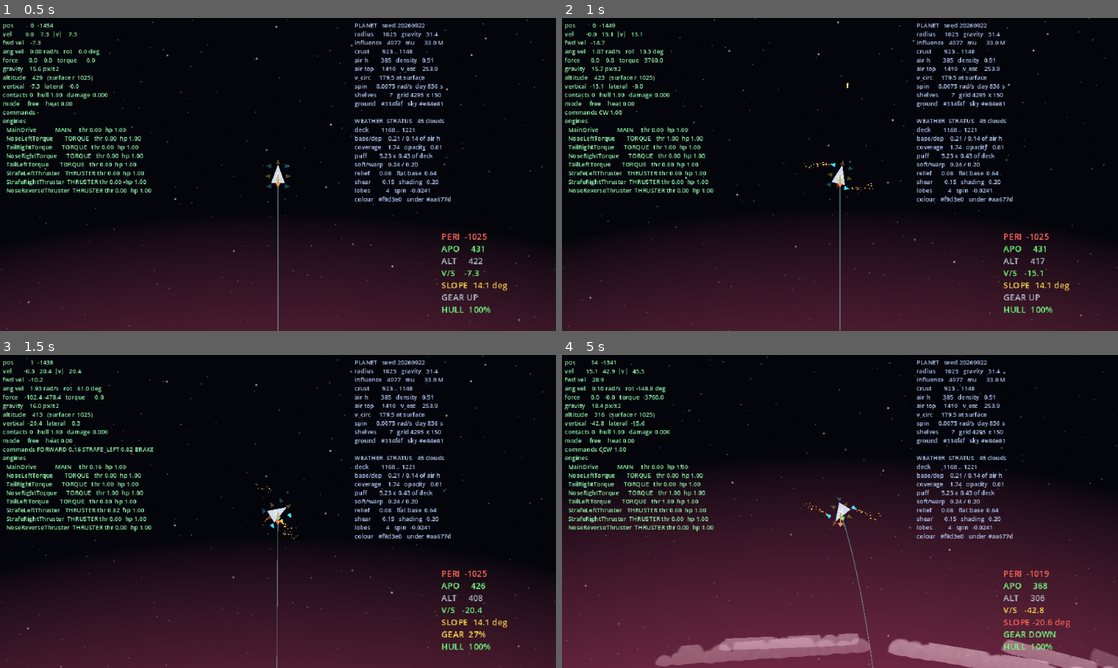
Above: before the commit, frames 1-4 (two rows, left to right).
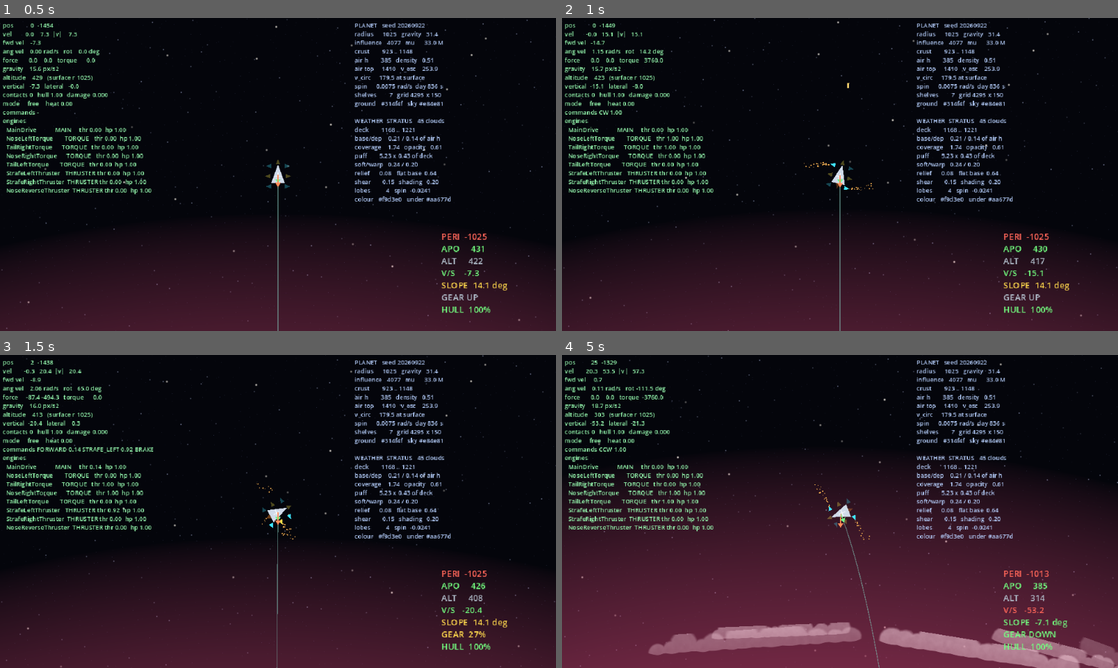
Above: after the commit, the same moments.

Repository: wroniasty/stardust
Game: Godot game, scene res://scenes/world.tscn
Same seed, same stepped clock (60 frames per second), same inputs: the game is played once before the commit and once after it.
Inputs:
- Up to frame 1 (0.5 s): no input
- Up to frame 2 (1 s): tap Enter at 0.5 s; hold D (rotate_right) from 0.53 s (still down); hold Space (ship_fire) from 0.53 s (still down)
- Up to frame 3 (1.5 s): release D (rotate_right) at 1.28 s; release Space (ship_fire) at 1.28 s; hold Z (brake) from 1.28 s (still down); tap G (toggle_gear) at 1.35 s
- Up to frame 4 (5 s): release Z (brake) at 2.03 s; hold D (rotate_right) 2.03-2.78 s; hold Space (ship_fire) 2.03-2.78 s; hold W (thrust_forward) 2.78-3.53 s; tap G (toggle_gear) at 2.85, 4.35 s; hold Space (ship_fire) 3.53-4.28 s; hold A (rotate_left) from 3.53 s (still down)

Frame 1 is identical in both runs. In frame 2, less than 0.1% of the frame differs, in the area x 6-88%, y 10-75%; in frame 3, 0.3%; in frame 4, 7.0%, in the area x 0-100%, y 0-100%.

Commit message:
M2: bulk, so fitting an engine anywhere is a trade rather than a buff
Types stay open on purpose. What an engine is good for comes out of its mount
geometry, not out of its type (IDEAS.md section 3), so a MAIN drive in a nose
slot is a sluggish choice rather than an illegal one. But until now there was
no price for it: mass came from the mount's `size`, so a nine-hundred-newton
drive squeezed into a bow socket weighed exactly what the thruster it replaced
weighed. Without a price, "anything fits anywhere" is a free buff, not a
decision.

EngineData.bulk is that price, and one number does both halves: it is the mass
the engine adds, and it must be no larger than the slot. The mount's `size` is
now a capacity only -- a slot is a hole in the hull, and a hole weighs nothing.
"Big engines go in big slots" then emerges instead of being tabulated, and the
interesting case survives: a small, light MAIN engine that genuinely does fit
in the bow, where its slow throttle is a cost the pilot chose.

Measured over 400 rolls: bulk 0.31 to 5.12, the largest slot takes 98% of
finds, the smallest 47%, and 1.25% fit nowhere on this hull. The last is loot
for a bigger ship rather than a bad roll, so the loadout screen now says which
problem it is -- too big, with the numbers, or the wrong kind entirely --
because "no slot" is not something a pilot can act on.

Calibrating the stock ship was the part worth recording. Bulk chosen by eye
moved the centre of mass from y=1.75 to 2.44, which broke the torque couple:
weights 1.00 and 0.82, leaving 0.046 N of side force on every turn. The
existing residual-force check caught it, and it is the stronger test, so the
weights assertion I had written alongside it is gone. The fix is not to chase
the centre of mass with the mounts but to solve for the one free mass: with
the torque cross and the strafe pair symmetric about y=1.75 they drop out of
the balance, leaving 8.25*bulk_main - 13.75*bulk_retro = -5.5, so bulk_main 3.0
gives bulk_retro 2.2 and the mounts stay on their round positions. The ship now
reads mass 14.6, com (0.00, 1.75), CW/CCW residual 0.0000 N.

Loot will break that balance, which is the point; the stock ship should start
from it.

Verified: 196 assertions pass, and removing the bulk gate and putting mass back
on the slot fails four of them.

Co-Authored-By: Claude Opus 5 <noreply@anthropic.com>

Diff:
--- a/resources/engines/main_drive.tres
+++ b/resources/engines/main_drive.tres
@@ -6,6 +6,7 @@
 script = ExtResource("1_engine_data")
 type = 0
 max_thrust = 900.0
+bulk = 3.0
 spool_time = 0.6
 reliability = 1.0
 fuel_cost = 1.0
--- a/resources/engines/maneuver_thruster.tres
+++ b/resources/engines/maneuver_thruster.tres
@@ -6,6 +6,7 @@
 script = ExtResource("1_engine_data")
 type = 2
 max_thrust = 180.0
+bulk = 0.7
 spool_time = 0.0
 reliability = 1.0
 fuel_cost = 0.2
--- a/resources/engines/retro_thruster.tres
+++ b/resources/engines/retro_thruster.tres
@@ -6,6 +6,7 @@
 script = ExtResource("1_engine_data")
 type = 2
 max_thrust = 500.0
+bulk = 2.2
 spool_time = 0.0
 reliability = 1.0
 fuel_cost = 0.4
--- a/resources/engines/torque_jet.tres
+++ b/resources/engines/torque_jet.tres
@@ -6,6 +6,7 @@
 script = ExtResource("1_engine_data")
 type = 1
 max_thrust = 160.0
+bulk = 0.5
 spool_time = 0.0
 reliability = 1.0
 fuel_cost = 0.1
--- a/scenes/ship.tscn
+++ b/scenes/ship.tscn
@@ -32,47 +32,55 @@
 shape = SubResource("ConvexPolygonShape2D_hull")
 
 [node name="MainDrive" parent="." instance=ExtResource("2_mount")]
+size = 3.5
 position = Vector2(0, 10)
 thrust_direction = Vector2(0, -1)
 installed = ExtResource("7_main")
 
 [node name="NoseLeftTorque" parent="." instance=ExtResource("2_mount")]
+size = 0.8
 position = Vector2(-8, -10)
 rotation = 1.5707964
 thrust_direction = Vector2(0, -1)
 installed = ExtResource("8_torque")
 
 [node name="TailRightTorque" parent="." instance=ExtResource("2_mount")]
+size = 0.8
 position = Vector2(8, 13.5)
 rotation = -1.5707964
 thrust_direction = Vector2(0, -1)
 installed = ExtResource("8_torque")
 
 [node name="NoseRightTorque" parent="." instance=ExtResource("2_mount")]
+size = 0.8
 position = Vector2(8, -10)
 rotation = -1.5707964
 thrust_direction = Vector2(0, -1)
 installed = ExtResource("8_torque")
 
 [node name="TailLeftTorque" parent="." instance=ExtResource("2_mount")]
+size = 0.8
 position = Vector2(-8, 13.5)
 rotation = 1.5707964
 thrust_direction = Vector2(0, -1)
 installed = ExtResource("8_torque")
 
 [node name="StrafeLeftThruster" parent="." instance=ExtResource("2_mount")]
+size = 1.0
 position = Vector2(9, 1.75)
 rotation = -1.5707964
 thrust_direction = Vector2(0, -1)
 installed = ExtResource("9_thruster")
 
 [node name="StrafeRightThruster" parent="." instance=ExtResource("2_mount")]
+size = 1.0
 position = Vector2(-9, 1.75)
 rotation = 1.5707964
 thrust_direction = Vector2(0, -1)
 installed = ExtResource("9_thruster")
 
 [node name="NoseReverseThruster" parent="." instance=ExtResource("2_mount")]
+size = 2.5
 position = Vector2(0, -12)
 rotation = 3.1415927
 thrust_direction = Vector2(0, -1)
--- a/scripts/autoload/loot_generator.gd
+++ b/scripts/autoload/loot_generator.gd
@@ -73,6 +73,14 @@
 	{"name": &"hardened", "field": "reliability", "factor": Vector2(1.05, 1.20)},
 	{"name": &"frugal", "field": "fuel_cost", "factor": Vector2(0.50, 0.80)},
 	{
+		"name": &"compact", "field": "bulk", "factor": Vector2(0.65, 0.85),
+		"cost_field": "max_thrust", "cost": Vector2(0.78, 0.92),
+	},
+	{
+		"name": &"oversized", "field": "max_thrust", "factor": Vector2(1.25, 1.60),
+		"cost_field": "bulk", "cost": Vector2(1.20, 1.55),
+	},
+	{
 		"name": &"tuned", "field": "max_thrust", "factor": Vector2(1.08, 1.20),
 		"cost_field": "fuel_cost", "cost": Vector2(1.20, 1.60),
 	},
@@ -89,6 +97,7 @@
 	"crater_radius": true,
 	"max_thrust": true,
 	"reliability": true,
+	"bulk": false,
 	"spread_degrees": false,
 	"spool_time": false,
 	"fuel_cost": false,
@@ -104,6 +113,11 @@
 	"range_px": Vector2(100.0, 20000.0),
 	"crater_radius": Vector2(2.0, 80.0),
 	"max_thrust": Vector2(1.0, 5000.0),
+	# Generous on purpose. An engine too big for the hull you are flying is a
+	# legitimate find rather than a bad roll -- it is loot for a bigger ship --
+	# so the ceiling belongs to the machine, not to the stock hull's largest
+	# slot. The loadout screen is what has to explain why it will not go in.
+	"bulk": Vector2(0.1, 8.0),
 	"spool_time": Vector2(0.05, 5.0),
 	"reliability": Vector2(0.1, 1.0),
 	"fuel_cost": Vector2(0.0, 100.0),
--- a/scripts/engine_data.gd
+++ b/scripts/engine_data.gd
@@ -23,6 +23,21 @@
 ## Force at full throttle and full health, in the ship's local frame.
 @export var max_thrust: float = 100.0
 
+## How big the machine physically is. Does two jobs, and deliberately only one
+## number does both:
+##
+## 1. It is the mass the engine adds to the ship. Not the mount's `size`: a
+##    slot is a hole in the hull, and a hole weighs nothing. What is bolted
+##    into it is what moves the centre of mass.
+## 2. It must be no larger than the slot's `size`, or it does not fit.
+##
+## This is what stops "any engine in any mount" from being a free upgrade.
+## Types stay open on purpose -- a MAIN engine in a nose slot is a legitimate,
+## sluggish choice (see IDEAS.md section 3) -- but a nine-hundred-newton drive
+## is physically large, so it only goes where there is room, and wherever it
+## goes it is felt as mass.
+@export var bulk: float = 1.0
+
 ## Seconds from idle to full thrust, and back. MAIN only; the other types
 ## ignore it.
 @export var spool_time: float = 0.6
--- a/scripts/engine_mount.gd
+++ b/scripts/engine_mount.gd
@@ -13,12 +13,15 @@
 ## and flipping the convention halfway is a classic source of sign bugs.
 @export var thrust_direction: Vector2 = Vector2.UP
 
-## Engine types this mount accepts. M2 checks it when fitting loot; nothing
-## enforces it yet.
+## Engine types this mount accepts. Left wide open on the stock ship: what an
+## engine is good for comes out of the mount geometry, not out of its type, so
+## a MAIN engine in a nose slot is a strange choice rather than an illegal one.
+## The flags are here for hulls that genuinely cannot take a type at all.
 @export_flags("Main", "Torque", "Thruster") var allowed_types: int = 7
 
-## Structural size of the slot. Doubles as the mass the fitted module adds to
-## the ship, which is how modules move the centre of mass.
+## How much engine the slot has room for. Compared against EngineData.bulk,
+## and nothing else: the slot itself is a hole in the hull and contributes no
+## mass of its own.
 @export var size: float = 1.0
 
 ## The engine currently fitted, or null for an empty mount.
@@ -36,9 +39,10 @@
 	return direction.normalized()
 
 
-## Mass this mount contributes when occupied.
+## Mass this mount contributes: the fitted engine's own bulk, or nothing when
+## the slot is empty.
 func module_mass() -> float:
-	return size if installed != null else 0.0
+	return installed.bulk if installed != null else 0.0
 
 
 ## Points the exhaust plume at `amount` of full flow, 0..1.
@@ -57,5 +61,15 @@
 	exhaust.amount_ratio = clampf(amount, 0.0, 1.0)
 
 
+## True if this engine will physically go in: right kind, and small enough.
+func fits(data: EngineData) -> bool:
+	if data == null:
+		return false
+	return accepts(data.type) and data.bulk <= size
+
+
+## True if the slot takes this kind of engine at all, ignoring how big it is.
+## Split out from fits() so the loadout screen can tell "wrong kind" from
+## "too big", which are different problems with different answers.
 func accepts(type: EngineData.Type) -> bool:
 	return (allowed_types & (1 << int(type))) != 0
--- a/scripts/loadout_screen.gd
+++ b/scripts/loadout_screen.gd
@@ -148,6 +148,12 @@
 		_redraw()
 
 
+## What the panel currently says. The label is the only place the screen's
+## reasoning becomes visible, so the test reads it rather than re-deriving it.
+func panel_text() -> String:
+	return "" if _text == null else _text.text
+
+
 func _on_hold_changed(_item: Resource) -> void:
 	_cursor = 0
 	_redraw()
@@ -177,7 +183,8 @@
 	var slots: Array = _slots()
 	lines.append("")
 	if slots.is_empty():
-		lines.append("brak pasującego gniazda")
+		for line: String in _why_nothing_fits():
+			lines.append(line)
 	else:
 		_cursor = posmod(_cursor, slots.size())
 		lines.append("gniazdo (strzałka w dół zmienia):")
@@ -190,6 +197,27 @@
 
 	_text.text = "\n".join(lines)
 	_text.add_theme_color_override("font_color", PICK if not slots.is_empty() else DIM)
+
+
+## Why the carried module has nowhere to go. "No slot" is not an answer the
+## pilot can act on: too big for this hull is a reason to keep looking for a
+## bigger ship, the wrong kind is a reason to stop carrying it.
+func _why_nothing_fits() -> PackedStringArray:
+	var lines: PackedStringArray = PackedStringArray()
+	lines.append("brak pasującego gniazda")
+	var engine: EngineData = _ship.carried as EngineData
+	if engine == null:
+		return lines
+
+	var largest: float = 0.0
+	for mount: EngineMount in _ship.engine_mounts():
+		if mount.accepts(engine.type):
+			largest = maxf(largest, mount.size)
+	if largest <= 0.0:
+		lines.append("ten kadłub nie bierze tego typu")
+	else:
+		lines.append("gabaryt %.2f, największe gniazdo %.2f" % [engine.bulk, largest])
+	return lines
 
 
 ## What is already in a slot, so a swap is a comparison rather than a leap.
@@ -201,8 +229,11 @@
 		var engine: EngineData = (slot as EngineMount).installed
 		if engine == null:
 			return "pusty"
-		return "%s %.0f" % [
-			EngineData.Type.keys()[int(engine.type)].to_lower(), engine.max_thrust,
+		return "%s %.0f  %.2f/%.2f" % [
+			EngineData.Type.keys()[int(engine.type)].to_lower(),
+			engine.max_thrust,
+			engine.bulk,
+			(slot as EngineMount).size,
 		]
 	return "?"
 
@@ -221,6 +252,7 @@
 		var engine: EngineData = item as EngineData
 		lines.append("%s engine" % EngineData.Type.keys()[int(engine.type)].to_lower())
 		lines.append("ciąg %.0f   rozruch %.2f s" % [engine.max_thrust, engine.spool_time])
+		lines.append("gabaryt %.2f" % engine.bulk)
 		lines.append("niezawodność %.2f   paliwo %.2f" % [engine.reliability, engine.fuel_cost])
 	else:
 		lines.append("nieznany moduł")
--- a/scripts/ship.gd
+++ b/scripts/ship.gd
@@ -241,12 +241,12 @@
 	return mounts
 
 
-## True if `mount` will take an engine of this kind. The mount stores its
-## allowed types as flags, one bit per EngineData.Type.
+## True if `mount` will take this engine: the right kind, and small enough to
+## go in the slot. The slot is the mount's business, so ask the mount.
 func mount_accepts(mount: EngineMount, data: EngineData) -> bool:
-	if mount == null or data == null:
+	if mount == null:
 		return false
-	return (mount.allowed_types & (1 << int(data.type))) != 0
+	return mount.fits(data)
 
 
 ## Bolts `data` into `mount` and hands back whatever came out, or hands `data`
--- a/tools/smoke_test.gd
+++ b/tools/smoke_test.gd
@@ -822,6 +822,7 @@
 			_check_weapons()
 			_check_loot()
 			_check_hold()
+			_check_bulk()
 			_check_plateaus(_planet)
 			_check_landing_sites(_planet)
 			_check_determinism(_planet)
@@ -1323,6 +1324,86 @@
 
 ## The hold is one slot and fitting is a swap: nothing found may be lost, and
 ## nothing may be fitted where it does not belong.
+## Bulk is the one number that says how big an engine is, and it has to act
+## like a size and like a mass at once. The symmetry it can break is already
+## pinned by _check_control_groups(), which measures the leftover side force
+## rather than the weights behind it.
+func _check_bulk() -> void:
+	var ship: Ship = _spawn_ship()
+
+	var mount: EngineMount = ship.get_node("MainDrive") as EngineMount
+	var base: EngineData = mount.installed
+
+	# A slot is a hole in the hull. What is bolted into it is the mass, so a
+	# heavier engine has to move the centre of mass -- that is the whole point
+	# of bulk being a number rather than a yes/no.
+	var before: Vector2 = ship.center_of_mass
+	var heavy: EngineData = base.duplicate() as EngineData
+	# Right up to the capacity, which is the largest engine the slot can hold
+	# and so the sharpest version of the question.
+	heavy.bulk = mount.size
+	_expect(mount.size > base.bulk, "the stock drive leaves room in its slot (%.2f of %.2f)" % [
+		base.bulk, mount.size,
+	])
+	_expect(mount.fits(heavy), "a slot takes an engine that fills it exactly")
+	ship.fit_engine(mount, heavy)
+	_expect(
+		ship.center_of_mass.distance_to(before) > 0.05,
+		"bulk is felt as mass: the centre of mass moved %.3f px" % [
+			ship.center_of_mass.distance_to(before),
+		],
+	)
+
+	# And past the capacity it simply does not go in, though the type is one
+	# the slot lists.
+	var monster: EngineData = base.duplicate() as EngineData
+	monster.bulk = mount.size + 0.1
+	_expect(mount.accepts(monster.type), "the slot does list this type")
+	_expect(not mount.fits(monster), "but an engine past the slot capacity does not fit")
+	_expect(
+		ship.fit_engine(mount, monster) == monster and mount.installed == heavy,
+		"a refused engine is handed straight back and changes nothing",
+	)
+
+	# Which is what makes 'compact' worth rolling: the same machine, smaller,
+	# opens a slot that the full-sized one is locked out of.
+	var small: EngineMount = ship.get_node("NoseLeftTorque") as EngineMount
+	var shrunk: EngineData = monster.duplicate() as EngineData
+	shrunk.bulk = small.size
+	_expect(not small.fits(monster), "an oversized engine is locked out of a small slot")
+	_expect(small.fits(shrunk), "and a compact one of the same type goes in")
+
+	# An engine can now be too big for the whole hull, so the screen has to say
+	# so. "No slot" on its own is not something a pilot can act on: too big is
+	# a reason to keep it and look for a bigger ship, the wrong kind is a
+	# reason to drop it.
+	var screen: LoadoutScreen = LoadoutScreen.new()
+	root.add_child(screen)
+	screen.bind(ship)
+
+	var giant: EngineData = base.duplicate() as EngineData
+	giant.bulk = 99.0
+	ship.release()
+	ship.take(giant, 0)
+	screen.announce_pickup()
+	var refusal: String = screen.panel_text()
+	_expect(
+		refusal.contains("99.00") and refusal.contains("%.2f" % mount.size),
+		"the screen says how big the engine is and how big the largest slot is",
+	)
+
+	ship.release()
+	ship.take(shrunk, 0)
+	screen.announce_pickup()
+	_expect(
+		screen.panel_text().contains("%.2f" % shrunk.bulk),
+		"and a fitting engine still shows its bulk, so a swap can be compared",
+	)
+
+	screen.queue_free()
+	ship.queue_free()
+
+
 func _check_hold() -> void:
 	var ship: Ship = _spawn_ship()
 	var loot: Node = LOOT_SCRIPT.new()
Not shown, changed: IDEAS.md
Not shown, changed: PLAN.md
